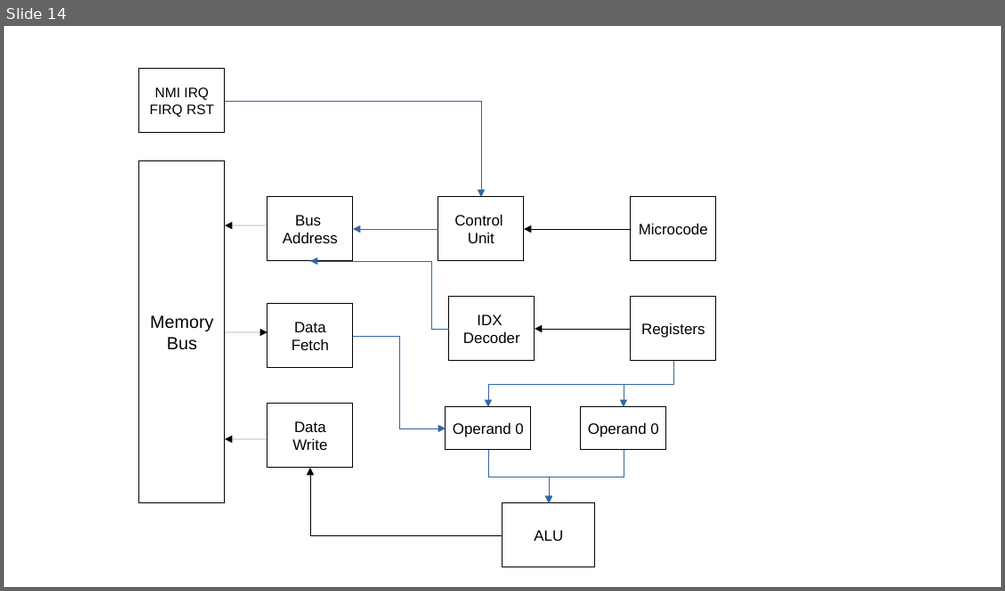
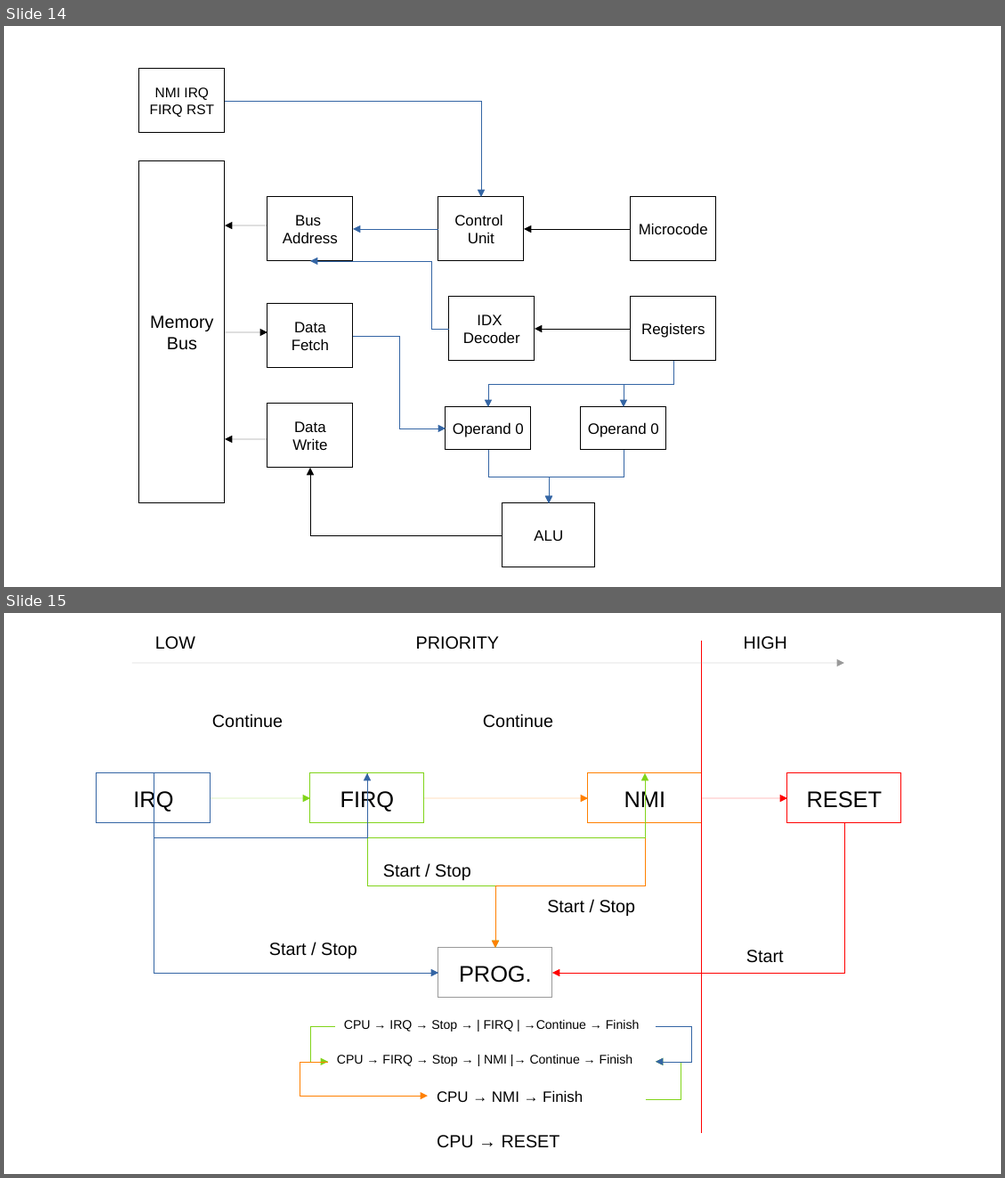
Before and after one commit to JTFPGA/jtkcpu, a slide deck: doc/ucode graph.odp. Shown one above the other, each under a label of ours: slide 14 before the commit, slides 14 and 15 after it. The pictures are 1005x591 and 1005x1178 pixels, drawn with LibreOffice and Linux fonts; fonts in the diff are those of the drawing. Boxes give left, top, right and bottom in pixels: in the first picture for what was removed or moved away, otherwise in the second. Text is boxed around its words. In the diff, an @@ line names an element or a change of style, - is before the commit and + after.

```diff
--- a/doc/ucode graph.odp
+++ b/doc/ucode graph.odp
@@ slide 15 added at box(4, 613, 1001, 1174), background #FFFFFF @@
@@ text added at box(155, 636, 195, 649), 14 pt, text #000000 @@
+LOW
@@ text added at box(416, 636, 499, 649), 14 pt, text #000000 @@
+PRIORITY
@@ text added at box(744, 636, 787, 649), 14 pt, text #000000 @@
+HIGH
@@ arrow added from (132, 663) to (844, 663), #999999 0 pt @@
@@ line added from (703, 641) to (703, 1133), #FF0000 0 pt @@
@@ text added at box(212, 714, 283, 728), 14 pt, text #000000 @@
+Continue
@@ text added at box(483, 714, 553, 728), 14 pt, text #000000 @@
+Continue
@@ rectangle added at box(97, 773, 210, 823), fill #FFFFFF, outline #3465A4 0 pt, 18 pt, text #000000 @@
+IRQ
@@ elbow arrow added from (154, 773) to (368, 773), #3465A4 0 pt @@
@@ arrow added from (210, 798) to (311, 798), #81D41A 0 pt @@
@@ rectangle added at box(311, 773, 425, 823), fill #FFFFFF, outline #81D41A 0 pt, 18 pt, text #000000 @@
+FIRQ
@@ elbow arrow added from (368, 773) to (646, 773), #81D41A 0 pt @@
@@ arrow added from (425, 798) to (589, 798), #FF8000 0 pt @@
@@ rectangle added at box(589, 773, 703, 823), fill #FFFFFF, outline #FF8000 0 pt, 18 pt, text #000000 @@
+NMI
@@ arrow added from (703, 798) to (787, 798), #FF0000 0 pt @@
@@ rectangle added at box(787, 773, 901, 823), fill #FFFFFF, outline #FF0000 0 pt, 18 pt, text #000000 @@
+RESET
@@ elbow arrow added from (154, 823) to (438, 973), #3465A4 0 pt @@
@@ elbow arrow added from (368, 823) to (495, 948), #81D41A 0 pt @@
@@ elbow arrow added from (646, 823) to (495, 948), #FF8000 0 pt @@
@@ elbow arrow added from (844, 823) to (552, 973), #FF0000 0 pt @@
@@ text added at box(383, 864, 471, 880), 14 pt, text #000000 @@
+Start / Stop
@@ text added at box(547, 900, 636, 916), 14 pt, text #000000 @@
+Start / Stop
@@ text added at box(269, 942, 357, 958), 14 pt, text #000000 @@
+Start / Stop
@@ rectangle added at box(438, 948, 552, 997), fill #FFFFFF, outline #999999 0 pt, 18 pt, text #000000 @@
+PROG.
@@ text added at box(746, 949, 784, 963), 14 pt, text #000000 @@
+Start
@@ elbow arrow added from (335, 1026) to (328, 1062), #81D41A 0 pt @@
@@ text added at box(344, 1019, 639, 1031), 10 pt, text #000000 @@
+CPU → IRQ → Stop → | FIRQ | →Continue → Finish
@@ elbow arrow added from (655, 1026) to (656, 1062), #3465A4 0 pt @@
@@ elbow arrow added from (328, 1062) to (429, 1096), #FF8000 0 pt @@
@@ text added at box(337, 1054, 633, 1066), 10 pt, text #000000 @@
+CPU → FIRQ → Stop → | NMI |→ Continue → Finish
@@ elbow arrow added from (646, 1100) to (656, 1062), #81D41A 0 pt @@
@@ text added at box(437, 1090, 582, 1102), 12 pt, text #000000 @@
+CPU → NMI → Finish
@@ text added at box(437, 1135, 560, 1148), 14 pt, text #000000 @@
+CPU → RESET
```
Also in this commit, not shown: 6 other slides added.
